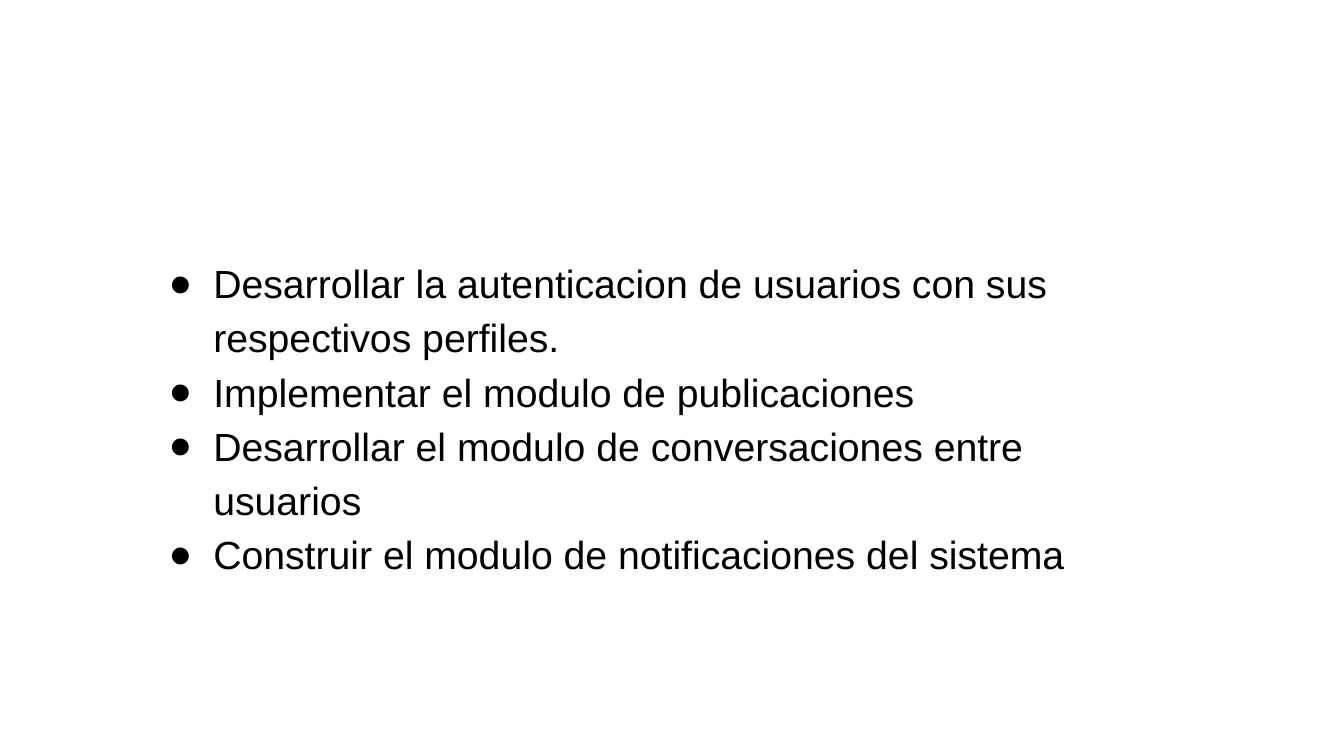
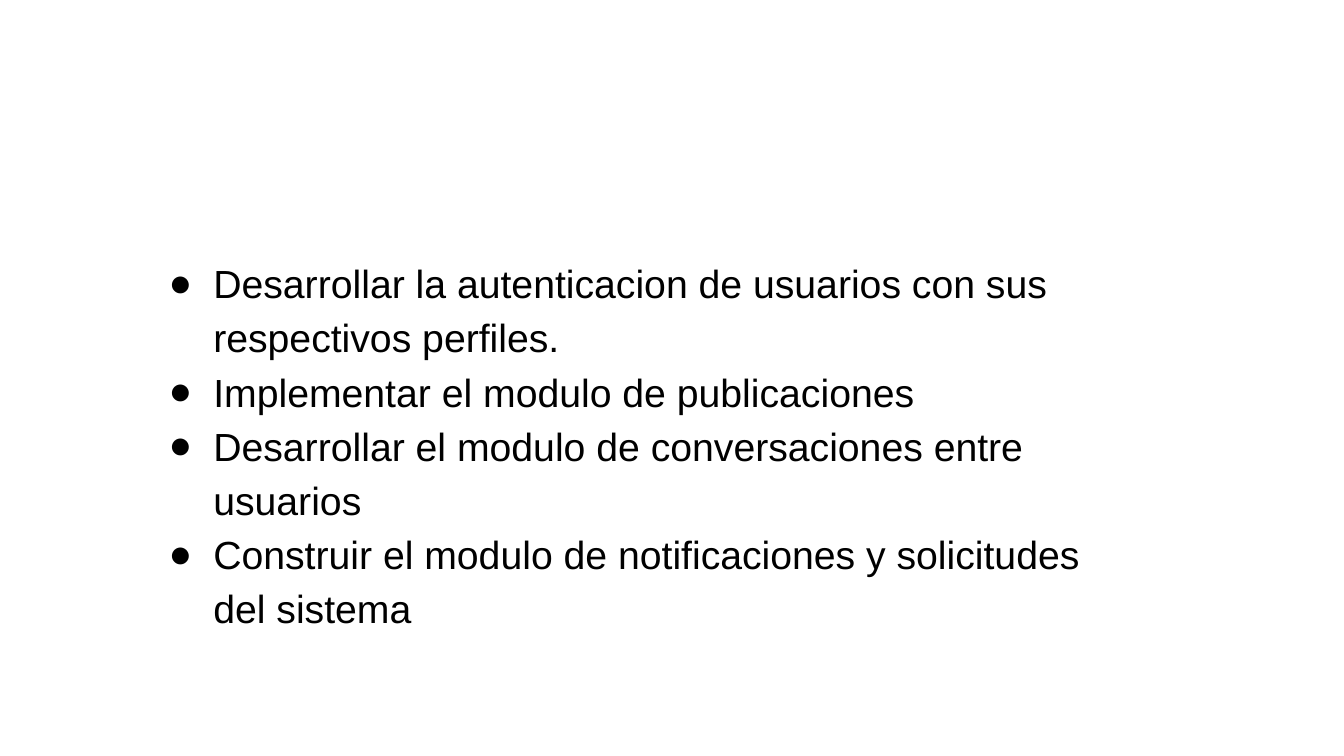
Before and after one commit to Esteban552209/Proyecto_Productivo_ArteNauta, a slide deck: slide 8 of Tercer Trimestre/Presentacion ArteNauta.pptx (slide 5 before the commit). Drawn at 1344x756 pixels with LibreOffice and Linux fonts; fonts in the diff are those of the drawing; background and template pictures are left out. Boxes give left, top, right and bottom in pixels: in the first picture for what was removed or moved away, otherwise in the second. Text is boxed around its words. In the diff, an @@ line names an element or a change of style, - is before the commit and + after.

```diff
--- a/Tercer Trimestre/Presentacion ArteNauta.pptx
+++ b/Tercer Trimestre/Presentacion ArteNauta.pptx
@@ text at (213, 540, 1080, 624): text changed @@
-● Construir el modulo de notificaciones del sistema
+● Construir el modulo de notificaciones y solicitudes del sistema
```
Also in this commit, not shown: 2 other slides changed, 3 slides added, 4 slides removed, 8 other files.
